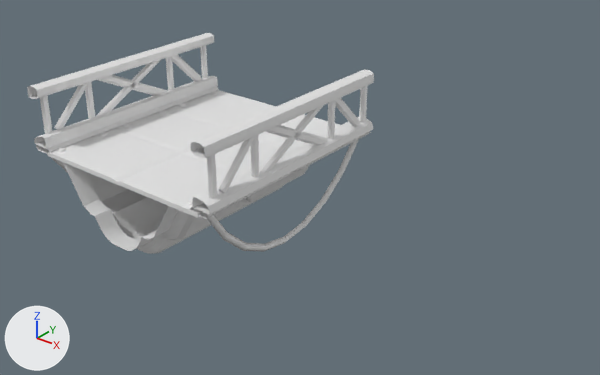
An edit to the FBX model Assets/3D_Assets/Enviro/Meshes/Tile_Sol.fbx, drawn before and after from the same camera.
Before and after are seen from a 50 mm camera at (7.04, -6.91, 4.18) aimed at (1.45, 0.07, -0.15). Arrows for +X, +Y and +Z are at lower left; the lights stay in place. Where no turn or scale is listed for an object, it has been applied to the vertices.
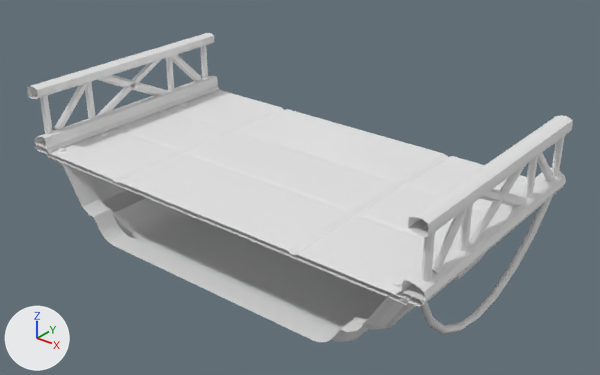
The newer file is also turned or shifted as a whole; pictures and numbers use the older file's frame.

Location of each change, (x1, y1, x2, y2) in pixels of the pictures (600 x 375 px; the box of a moved part takes in the faces that stretch with it):
'BezierCurve.001', reshaped (58% wider, 66% taller): before (36, 86, 371, 219); after (35, 86, 564, 307)
'Cube.002', reshaped (57% wider, 48% taller): before (27, 33, 374, 214); after (27, 33, 573, 301)
'Cube.001', reshaped: before (63, 162, 310, 254); after (61, 160, 415, 342)
'BezierCurve.002', reshaped (60% wider, 57% taller): before (47, 140, 359, 252); after (53, 159, 553, 335)
'Cylinder.010', reshaped: before (58, 91, 218, 205); after (58, 91, 526, 288)
'Cylinder.019', reshaped: before (246, 183, 275, 202); after (455, 253, 485, 280)
part 2 of me_cube_004, moved or reshaped: before (116, 206, 179, 251); after (114, 237, 392, 342)
part 3 of me_cube_004, moved or reshaped: before (137, 165, 310, 254); after (144, 218, 415, 342)
part 4 of me_beziercurve_001, moved or reshaped: before (190, 131, 371, 219); after (396, 186, 564, 307)
part 5 of me_beziercurve_001, built on: before (48, 90, 340, 218); after (47, 90, 527, 305)
part 6 of me_cylinder_029, moved or reshaped: before (188, 199, 193, 205); after (392, 280, 402, 288)
part 7 of me_beziercurve_002, moved or reshaped: before (207, 140, 359, 252); after (420, 196, 553, 335)
part 8 of me_cube_003, moved or reshaped: before (250, 135, 259, 177); after (459, 204, 473, 251)
part 9 of me_cube_003, moved or reshaped: before (193, 117, 373, 214); after (402, 168, 566, 301)
part 10 of me_cube_003, moved or reshaped: before (191, 69, 374, 159); after (408, 115, 573, 237)
part 11 of me_cube_003, moved or reshaped: before (335, 98, 360, 126); after (537, 153, 554, 181)
part 12 of me_cube_003, moved or reshaped: before (218, 137, 254, 193); after (432, 207, 469, 273)
part 13 of me_cube_003, moved or reshaped: before (265, 125, 328, 145); after (480, 189, 527, 207)
part 14 of me_cube_003, moved or reshaped: before (259, 105, 324, 174); after (468, 165, 526, 246)
part 15 of me_cube_003, moved or reshaped: before (327, 100, 335, 139); after (524, 156, 538, 198)
part 16 of me_cube_003, moved or reshaped: before (207, 154, 217, 199); after (421, 225, 435, 282)
part 17 of me_cube_003, moved or reshaped: before (359, 86, 368, 123); after (551, 136, 565, 177)

What the commit changed:
me_cylinder_029 has 144 vertices, 84 faces and spans x -2.33..0.06, y -0.05..2.75, z -0.04..0.01.
me_cylinder_029 is used by ob_cylinder_010; location (1.1, -1.358, 0.118).
me_cylinder_029 part 6: the loose piece of 12 vertices spanning x -0.06..0.06, y -0.05..0.05, z -0.04..0.01 is moved by (2.62, 0.0, 0.0).
me_beziercurve_002 has 72 vertices, 64 faces and spans x -2.88..0.05, y -1.44..1.43, z -0.96..0.11.
me_beziercurve_002 is used by ob_beziercurve_002; location (1.357, 0.007, 0.0).
me_beziercurve_002 part 7: the loose piece of 36 vertices spanning x -0.17..0.05, y -1.44..1.43, z -0.96..0.11 is moved by (2.64, 0.0, 0.0).
me_cube_003 has 264 vertices, 132 faces and spans x -1.51..1.51, y -1.51..1.52, z 0.15..0.93.
me_cube_003 is used by ob_cube_002; location (0.0, 0.0, 0.0).
me_cube_003 part 8: the loose piece of 12 vertices spanning x 1.38..1.45, y -0.73..-0.63, z 0.25..0.79 is moved by (2.59, 0.0, 0.0).
me_cube_003 part 9: the loose piece of 16 vertices spanning x 1.27..1.51, y -1.51..1.52, z 0.15..0.3 is moved by (2.59, 0.0, 0.0).
me_cube_003 part 10: the loose piece of 20 vertices spanning x 1.29..1.49, y -1.51..1.52, z 0.77..0.93 is moved by (2.59, 0.0, 0.0).
me_cube_003 part 11: the loose piece of 12 vertices spanning x 1.38..1.45, y 0.72..1.33, z 0.23..0.84 is moved by (2.59, 0.0, 0.0).
me_cube_003 part 12: the loose piece of 12 vertices spanning x 1.38..1.45, y -1.26..-0.66, z 0.23..0.83 is moved by (2.59, 0.0, 0.0).
me_cube_003 part 13: the loose piece of 12 vertices spanning x 1.38..1.45, y -0.55..0.71, z 0.15..0.87 is moved by (2.59, 0.0, 0.0).
me_cube_003 part 14: the loose piece of 12 vertices spanning x 1.38..1.45, y -0.67..0.6, z 0.15..0.87 is moved by (2.59, 0.0, 0.0).
me_cube_003 part 15: the loose piece of 12 vertices spanning x 1.38..1.45, y 0.67..0.78, z 0.25..0.79 is moved by (2.59, 0.0, 0.0).
me_cube_003 part 16: the loose piece of 12 vertices spanning x 1.38..1.45, y -1.4..-1.3, z 0.25..0.79 is moved by (2.59, 0.0, 0.0).
me_cube_003 part 17: the loose piece of 12 vertices spanning x 1.38..1.45, y 1.35..1.46, z 0.25..0.79 is moved by (2.59, 0.0, 0.0).
me_beziercurve_001 is used by ob_beziercurve_001; location (0.0, 0.007, 0.0).
me_beziercurve_001 had 104 vertices, 90 faces and spanned x -1.52..1.48, y -1.5..1.49, z 0.05..0.15.
me_beziercurve_001 now has 176 vertices, 149 faces and spans x -1.52..4.08, y -1.52..1.51, z 0.05..0.15.
me_beziercurve_001 part 4: the loose piece of 12 vertices spanning x 1.2..1.48, y -1.5..1.49, z 0.07..0.15 is scaled about its middle by (1, 1.01, 1), then moved by (2.6, 0.0, 0.0).
me_beziercurve_001 part 5: 6 vertices moved from x -1.28..1.32, y -1.5..1.49, z 0.05..0.1 to x -1.28..1.32, y -1.52..1.51, z 0.05..0.1; 14 vertices removed from x -0.05..1.32, y -1.5..1.49, z 0.05..0.1; 86 vertices added at x -0.05..3.92, y -1.52..1.51, z 0.05..0.1.
me_cylinder_009 has 60 vertices, 50 faces and spans x -2.0..0.12, y -0.27..0.27, z -0.16..0.18.
me_cylinder_009 is used by ob_cylinder_019; location (0.881, 0.0, -0.301).
me_cylinder_009 part 1: the loose piece of 30 vertices spanning x -0.14..0.12, y -0.27..0.27, z -0.16..0.18 is moved by (2.87, 0.0, 0.0).
me_cube_004 has 180 vertices, 153 faces and spans x -2.25..0.0, y -1.47..1.52, z -1.04..0.01.
me_cube_004 is used by ob_cube_001; location (1.062, -0.018, 0.045).
me_cube_004 part 2: all 9 vertices in x -1.03..-0.18, y -1.47, z -0.86..0.01 are moved by (2.85, -0.02, 0.0).
me_cube_004 part 3: all 72 vertices in x -1.03..0.0, y -1.23..1.23, z -1.04..0.01 are moved by (2.85, 0.0, 0.0).
